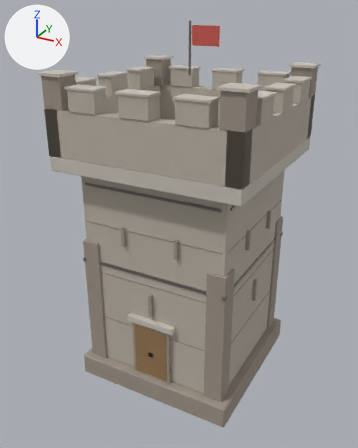
The FBX model Defender of the Orcish Marches/Assets/Models/Tower.fbx, before and after one commit.
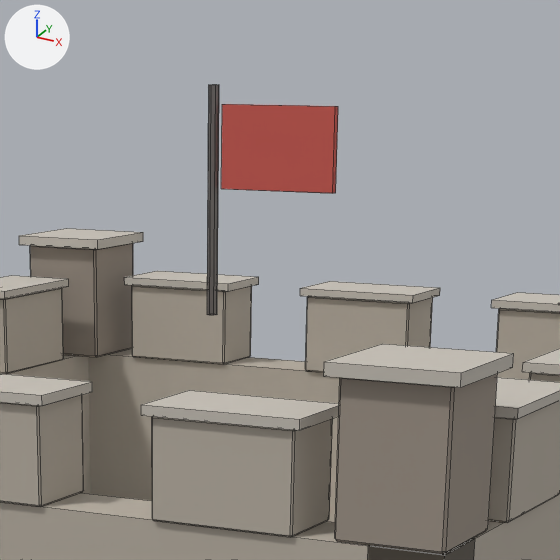
Each version is shown whole from a 50 mm camera at (2.345, -4.48, 3.974) aimed at (-0.063, -0.104, 1.786), then close up on the part from 39% to 76% of the width and 0% to 30% of the height. The lights are fixed; the arrows at upper left show +X, +Y and +Z. The close-ups show mesh edges as thin lines. Vertices at the same position are counted once.

The older version as bpy lines, for what is in view:
```python
me_cube = bpy.data.meshes.new('Cube')
me_cube.from_pydata(...)  # 1080 vertices, 1006 faces; spans x -1.02..1.02, y -1.02..1.02, z 0.0..3.85
# faces by material slot: [384, 362, 100, 148, 6, 6]
me_cube.materials.append(mat_towerstonedk)  # grey #a09589
me_cube.materials.append(mat_towerstone)  # grey #bcb3a6
me_cube.materials.append(mat_toweriron)  # grey #898481
me_cube.materials.append(mat_towerstonelt)  # light grey #c8c2b8
me_cube.materials.append(mat_towerwood)  # brown #957650
me_cube.materials.append(mat_towerbanner)  # red #cb5950
ob_tower = bpy.data.objects.new('Tower', me_cube)
ob_tower.location = (0.0, 0.0, 0.0)
```
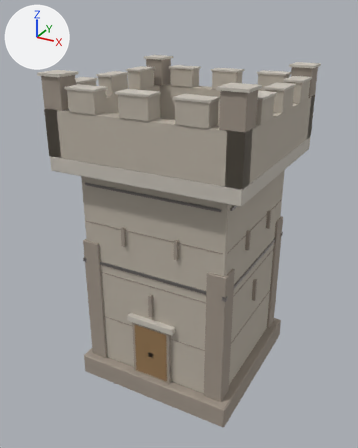
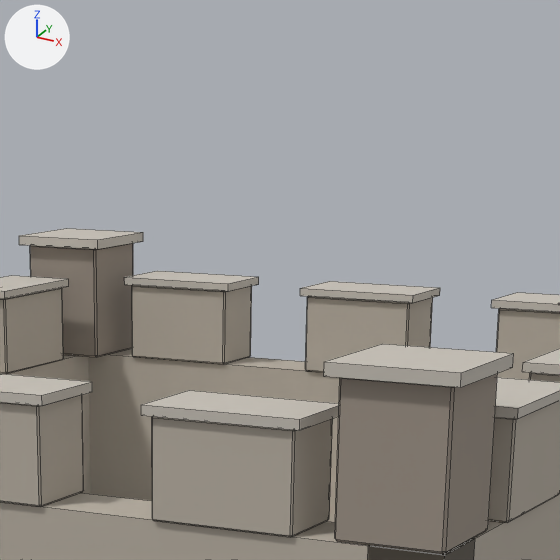
Changed parts and their boxes [x1, y1, x2, y2] in the close-ups (560 x 560 px):
'Tower', reshaped: before [0, 85, 560, 560]; after [0, 228, 560, 560]
part 1 of me_cube, deleted: before [207, 85, 219, 315]
part 2 of me_cube, deleted (red): before [221, 104, 338, 193]

The change in detail:
me_cube has 1080 vertices, 1006 faces and spans x -1.02..1.02, y -1.02..1.02, z 0.0..3.85.
me_cube is used by ob_tower; location (0.0, 0.0, 0.0).
me_cube part 1: the loose piece of 16 vertices spanning x -0.01..0.01, y -0.01..0.01, z 3.35..3.85 is deleted.
me_cube part 2: the loose piece of 8 vertices spanning x 0.03..0.31, y -0.01..0.01, z 3.63..3.81 is deleted.
me_cube no longer uses material mat_towerbanner (red #cb5950).
